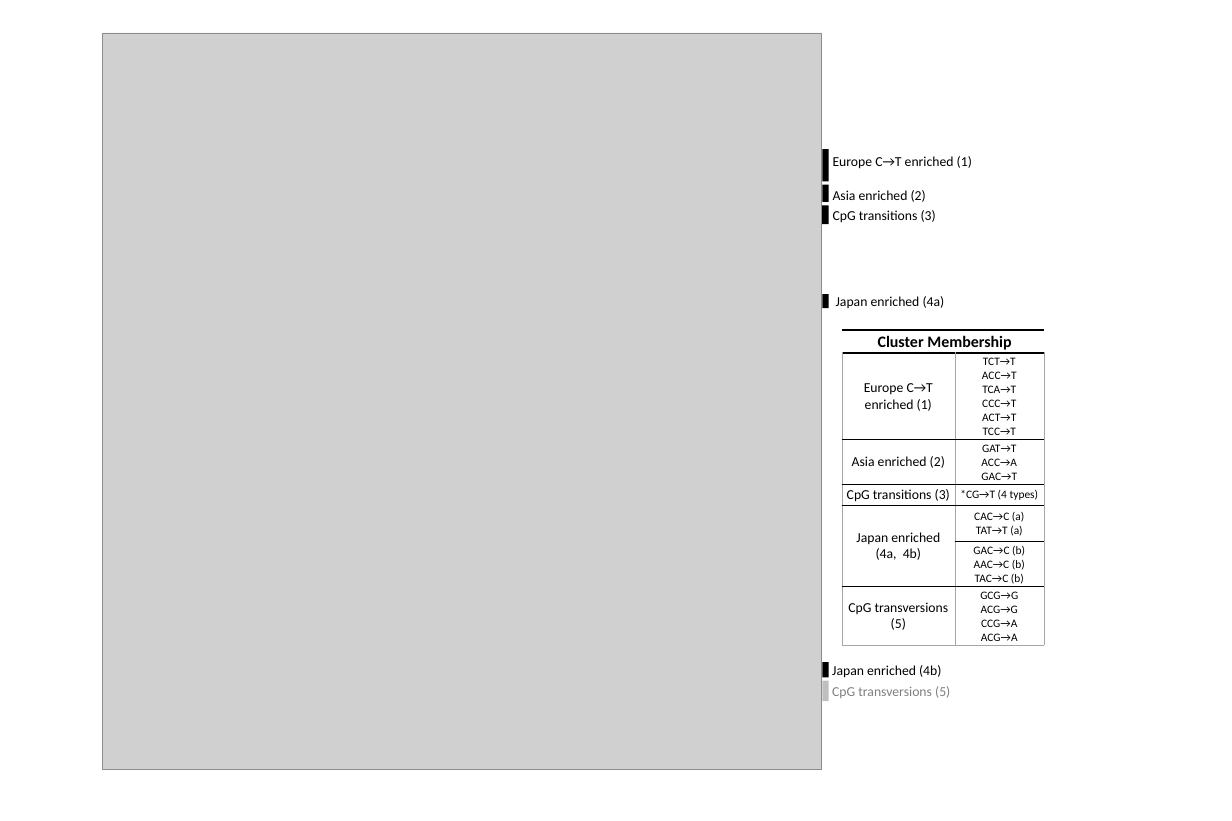
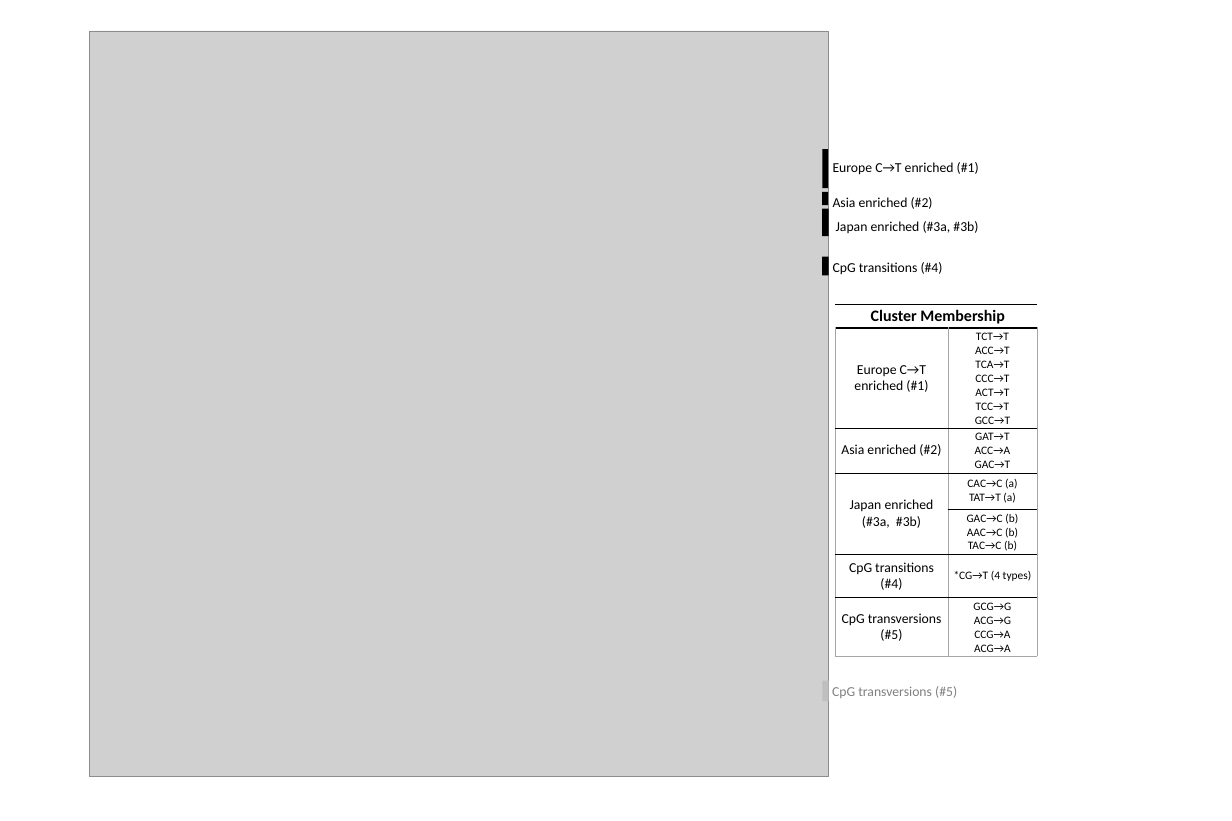
Before and after one commit to raikens1/mutation_rate, a slide deck: slide 1 of paper/main_figures/Fig1A.pptx. Drawn at 1232x821 pixels with LibreOffice and Linux fonts; fonts in the diff are those of the drawing; grey boxes stand for pictures. Boxes give left, top, right and bottom in pixels: in the first picture for what was removed or moved away, otherwise in the second. Text is boxed around its words. In the diff, an @@ line names an element or a change of style, - is before the commit and + after.

```diff
--- a/paper/main_figures/Fig1A.pptx
+++ b/paper/main_figures/Fig1A.pptx
@@ picture: place and size @@
-picture at (102,33,821,770)
+picture at (89,31,828,777)
@@ rectangle: place and size @@
-rectangle at (823,149,829,181)
+rectangle at (823,149,828,188)
@@ text at (833,162,979,175): text changed @@
-Europe C→T enriched (1)
+Europe C→T enriched (#1)
@@ rectangle: place and size @@
-rectangle at (823,185,829,202)
+rectangle at (822,192,828,205)
@@ rectangle: place and size @@
-rectangle at (823,294,829,308)
+rectangle at (822,209,829,236)
@@ text at (833,197,933,209): text changed @@
-Asia enriched (2)
+Asia enriched (#2)
@@ text at (836,221,978,233): text changed @@
-Japan enriched (4a)
+Japan enriched (#3a, #3b)
@@ rectangle: place and size @@
-rectangle at (822,205,829,224)
+rectangle at (822,257,829,276)
@@ text at (833,262,943,275): text changed @@
-CpG transitions (3)
+CpG transitions (#4)
@@ table at (835,305,1037,657) @@
-row 2: Europe C→T enriched (1) | TCT→T / ACC→T / TCA→T / CCC→T / ACT→T / TCC→T
-row 3: Asia enriched (2) | GAT→T / ACC→A / GAC→T
-row 4: CpG transitions (3) | *CG→T (4 types)
-row 5: Japan enriched (4a, 4b) | CAC→C (a) / TAT→T (a)
+row 2: Europe C→T enriched (#1) | TCT→T / ACC→T / TCA→T / CCC→T / ACT→T / TCC→T / GCC→T
+row 3: Asia enriched (#2) | GAT→T / ACC→A / GAC→T
+row 4: Japan enriched (#3a, #3b) | CAC→C (a) / TAT→T (a)
-row 7: CpG transversions (5) | GCG→G / ACG→G / CCG→A / ACG→A
+row 6: CpG transitions (#4) | *CG→T (4 types)
+row 7: CpG transversions (#5) | GCG→G / ACG→G / CCG→A / ACG→A
@@ table: place and size @@
-table at (842,330,1044,645)
+table at (835,305,1037,657)
@@ rectangle removed at (823,662,829,678) @@
@@ text at (832,686,957,698): text changed @@
-CpG transversions (5)
+CpG transversions (#5)
@@ text removed at (832,665,941,678) @@
-Japan enriched (4b)
```
Also in this commit, not shown: 1 slide added, 25 other files.
